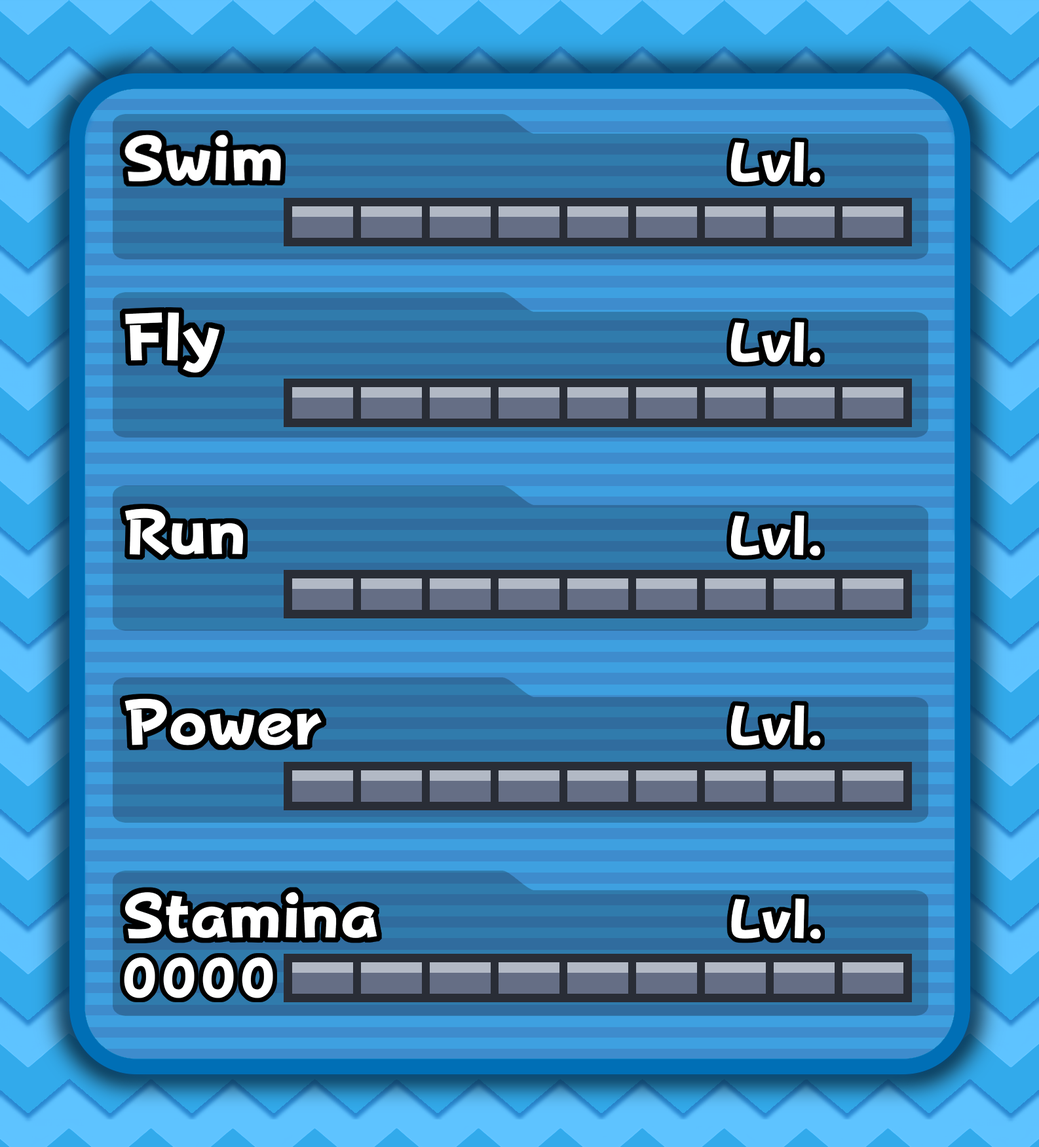
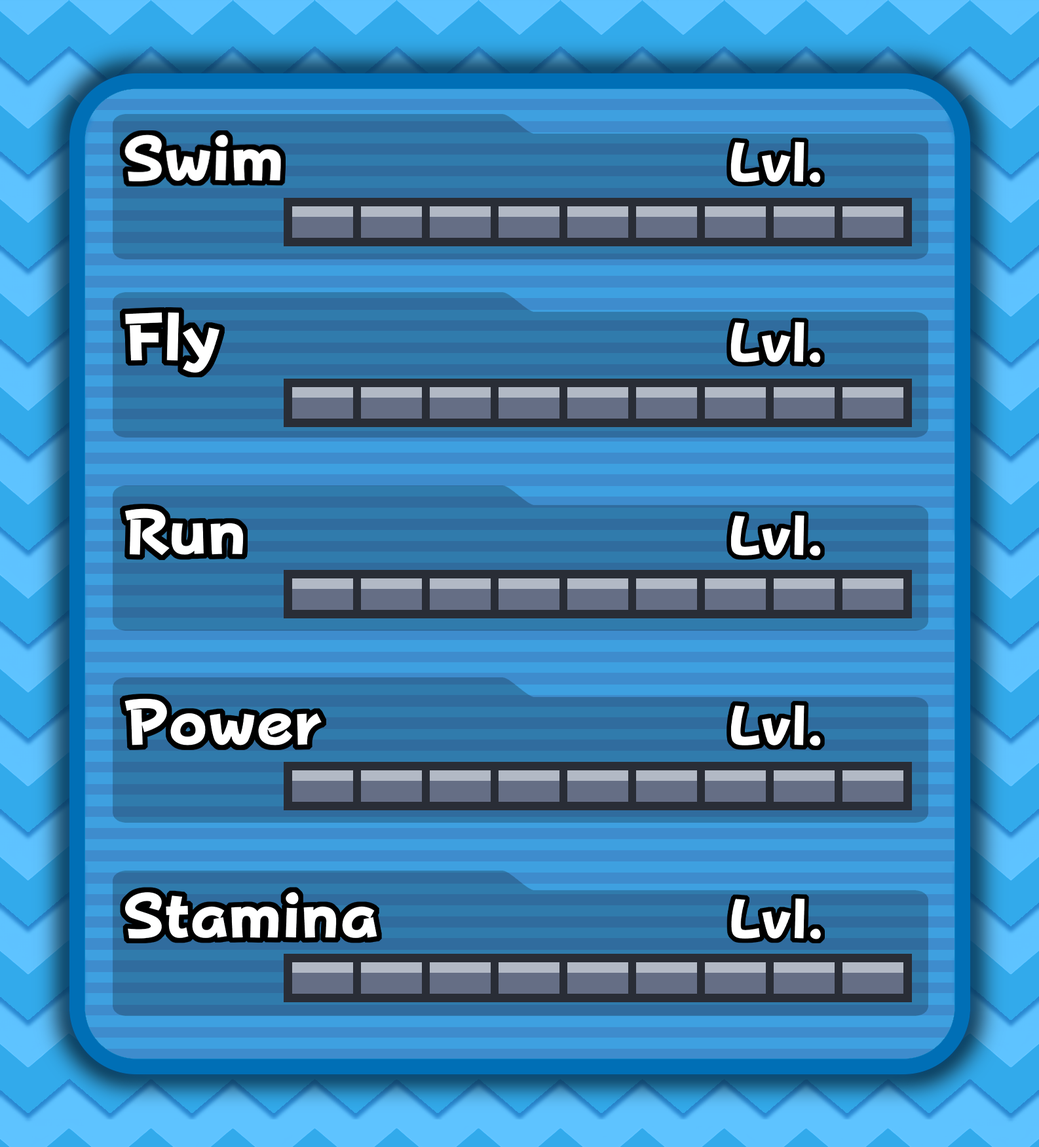
Revision of a layered 1039px x 1147px image; what changed, layer by layer:
hid "exp" over [left=119, top=952, right=278, bottom=1003]
